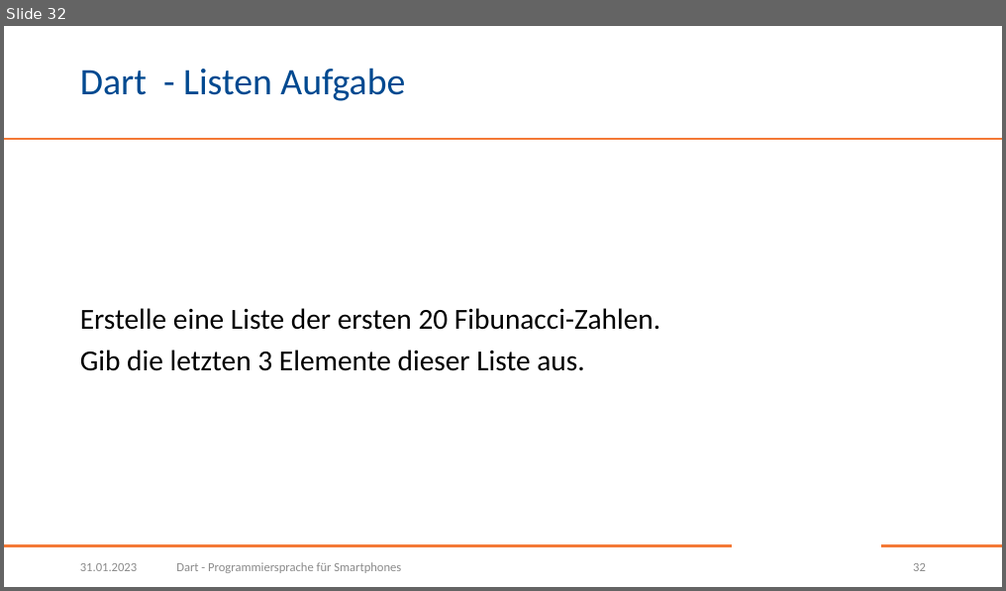
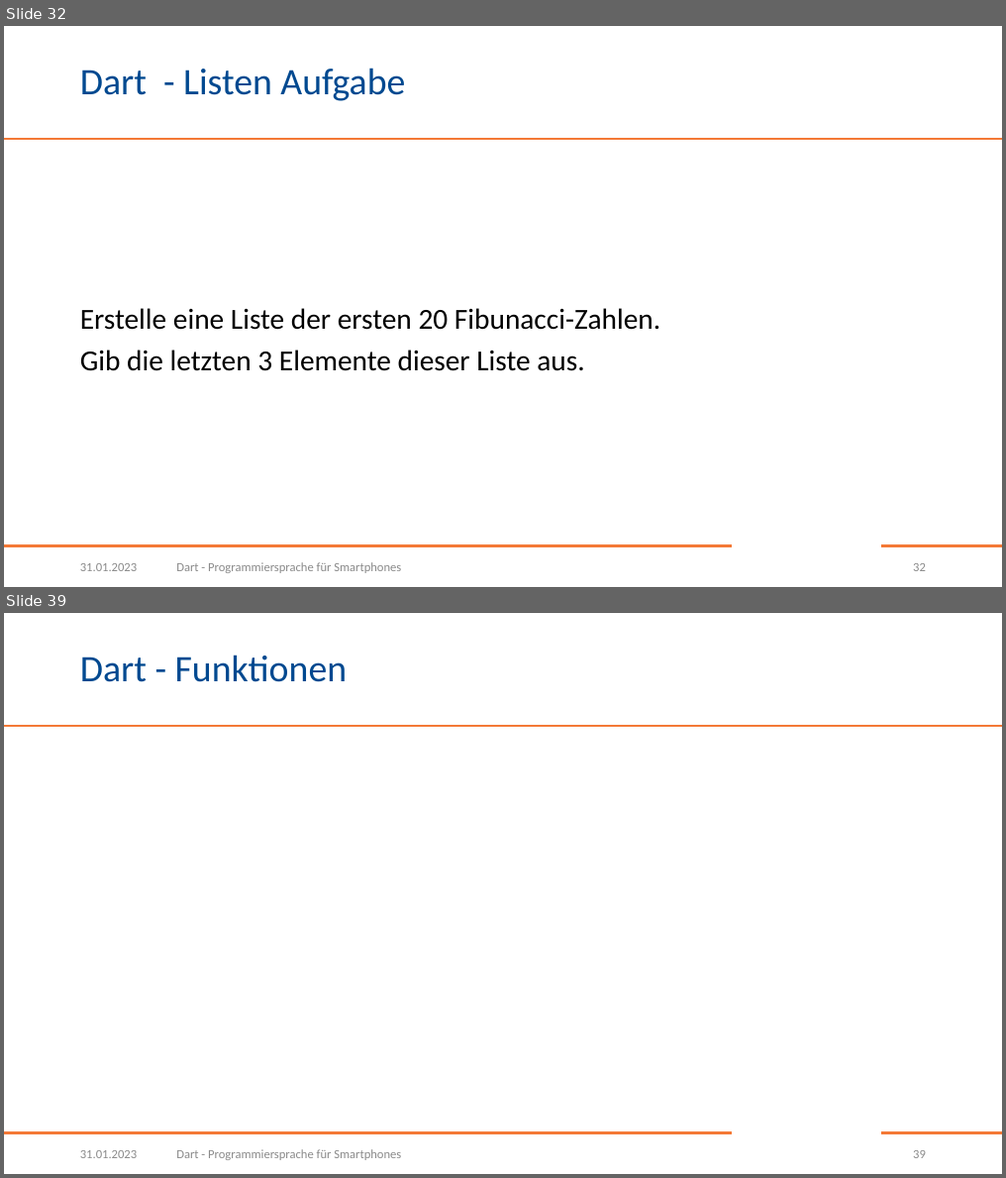
Before and after one commit to BogyMitutoyoCTL/DecisionMakingApp, a slide deck: presentations/Dart.pptx. Shown one above the other, each under a label of ours: slide 32 before the commit, slides 32 and 39 after it; the slides between them are not shown. The pictures are 1006x591 and 1006x1178 pixels, drawn with LibreOffice and Linux fonts; fonts in the diff are those of the drawing; grey boxes stand for pictures; background and template pictures are left out. Boxes give left, top, right and bottom in pixels: in the first picture for what was removed or moved away, otherwise in the second. Text is boxed around its words. In the diff, an @@ line names an element or a change of style, - is before the commit and + after.

```diff
--- a/presentations/Dart.pptx
+++ b/presentations/Dart.pptx
@@ slide 39 added at (4,613,1002,1174), background #FFFFFF; not listed: 3 template elements that a slide beside it also shows @@
@@ title added at (80,655,348,682), 36 pt, text #004990 @@
+Dart - Funktionen
@@ text added at (80,1151,137,1158), 12 pt, text #8C8C8C @@
+31.01.2023
@@ text added at (176,1150,401,1160), 12 pt, text #8C8C8C @@
+Dart - Programmiersprache für Smartphones
@@ page number added at (913,1151,926,1158), 12 pt, text #8C8C8C @@
+39
```
Also in this commit, not shown: 7 other slides added.
